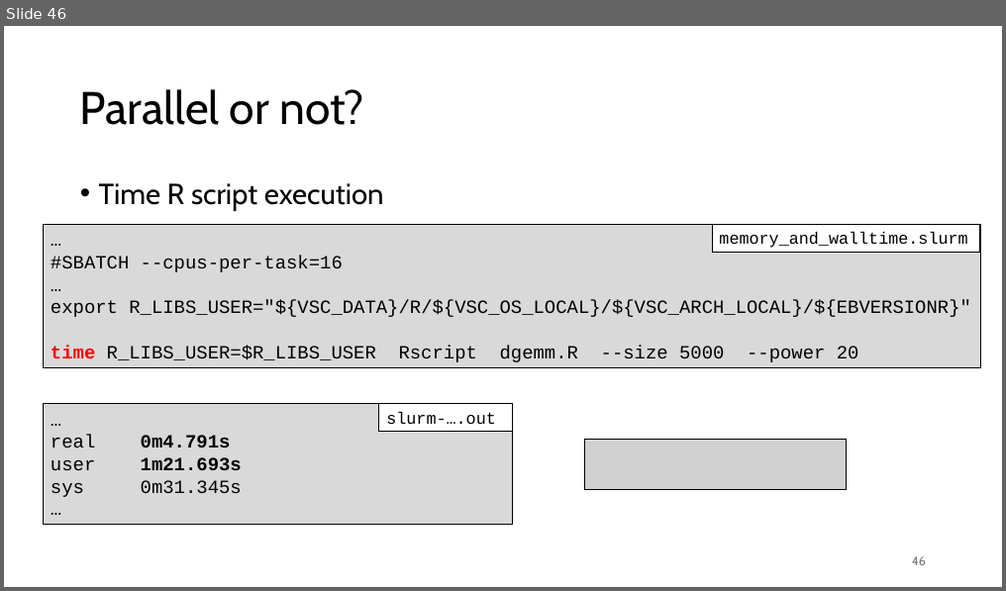
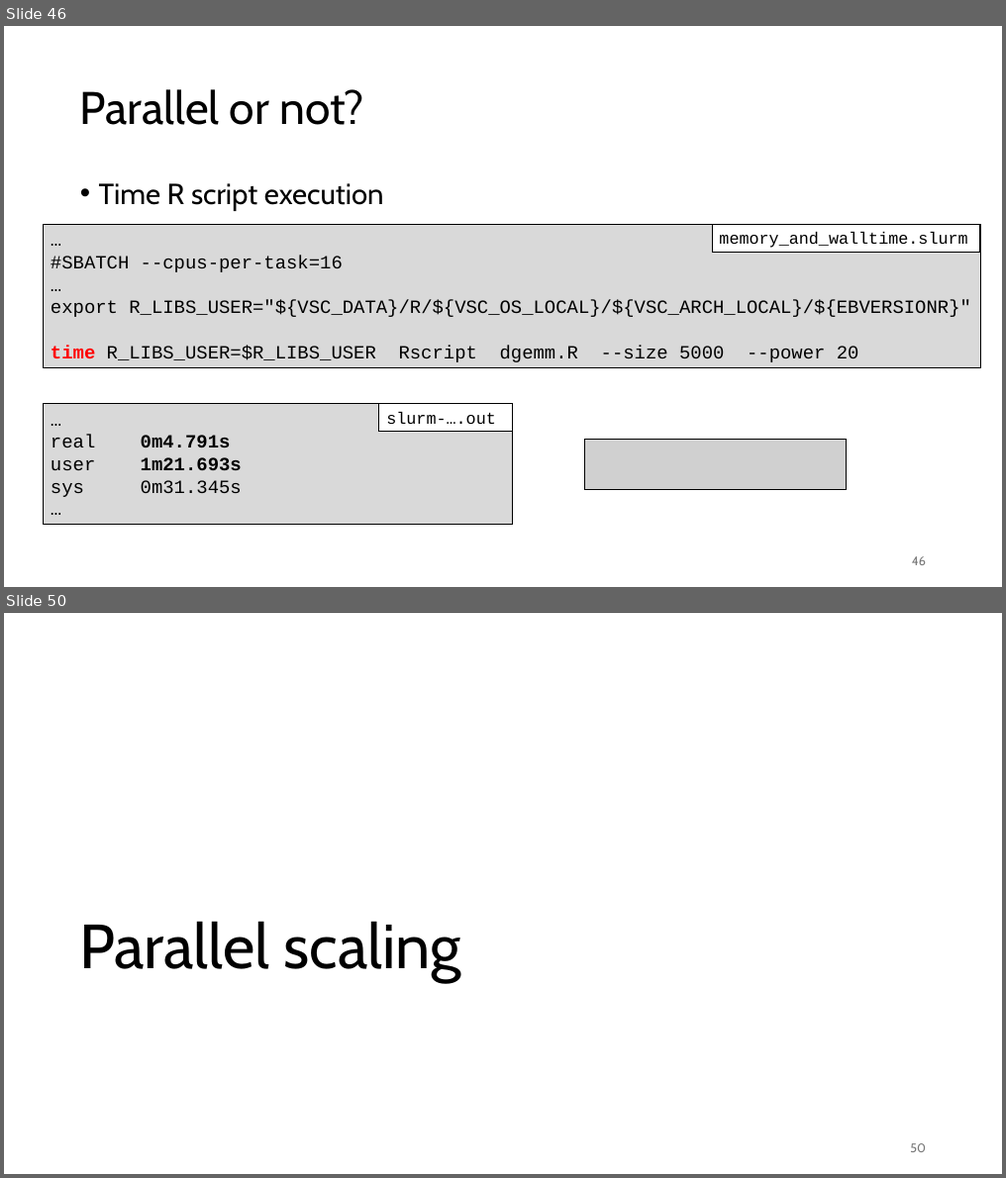
Before and after one commit to gjbex/Best-practices-for-data-science-on-HPC, a slide deck: best_practices_for_data_science_on_hpc.pptx. Shown one above the other, each under a label of ours: slide 46 before the commit, slides 46 and 50 after it; the slides between them are not shown. The pictures are 1006x591 and 1006x1178 pixels, drawn with LibreOffice and Linux fonts; fonts in the diff are those of the drawing; grey boxes stand for pictures. Boxes give left, top, right and bottom in pixels: in the first picture for what was removed or moved away, otherwise in the second. Text is boxed around its words. In the diff, an @@ line names an element or a change of style, - is before the commit and + after.

Commit message:
Add slides on efficiency scaling

```diff
--- a/best_practices_for_data_science_on_hpc.pptx
+++ b/best_practices_for_data_science_on_hpc.pptx
@@ slide 50 added at [4, 613, 1002, 1174], background #FFFFFF @@
@@ title added at [79, 921, 462, 983], 60 pt, text #000000 @@
+Parallel scaling
@@ page number added at [910, 1144, 926, 1153], 12 pt, text #797979 @@
+50
```
Also in this commit, not shown: 10 other slides added.
